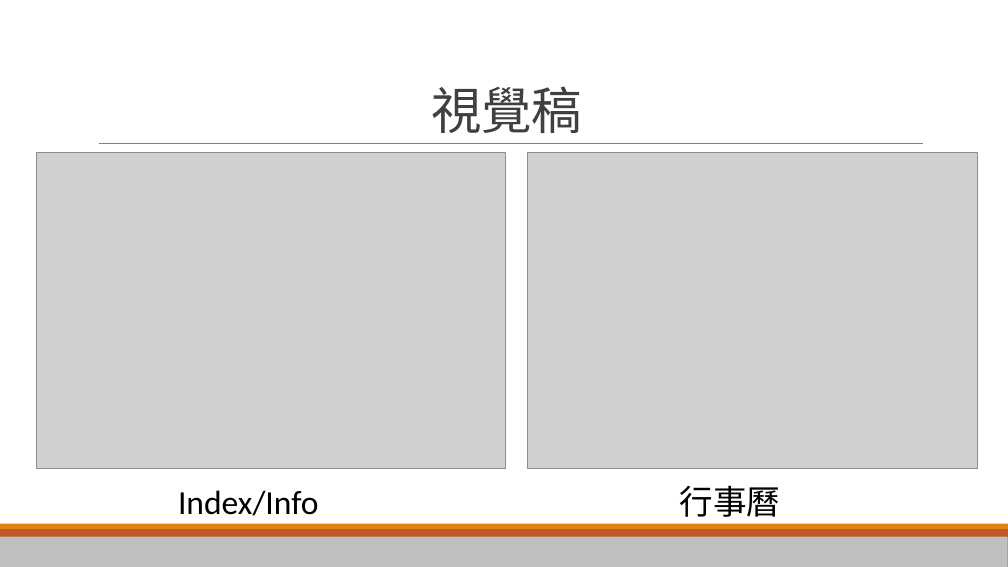
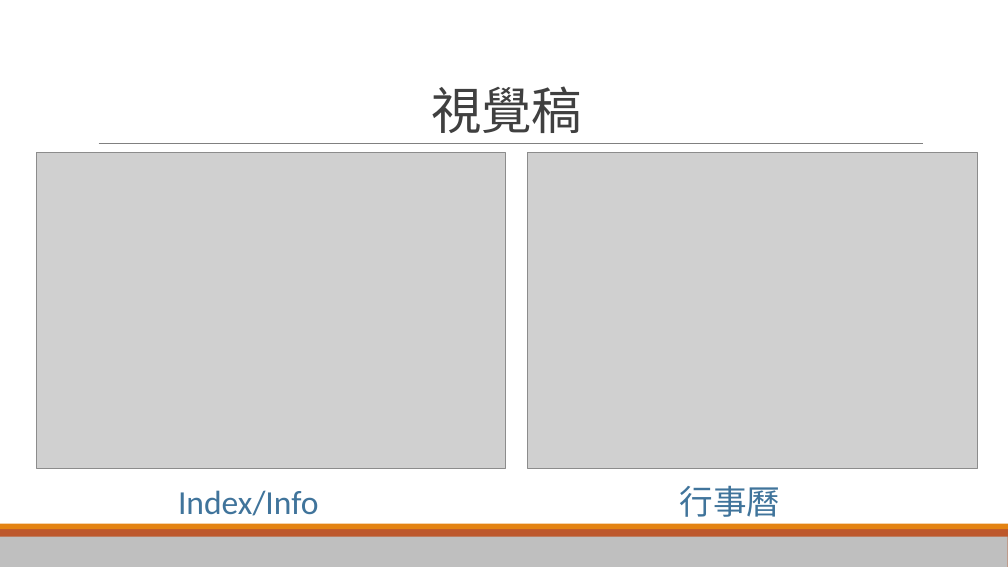
Before and after one commit to FredChen50215/midProject, a slide deck: slide 7 of iCalendar.pptx. Drawn at 1008x567 pixels with LibreOffice and Linux fonts; fonts in the diff are those of the drawing; grey boxes stand for pictures. Boxes give left, top, right and bottom in pixels: in the first picture for what was removed or moved away, otherwise in the second. Text is boxed around its words. In the diff, an @@ line names an element or a change of style, - is before the commit and + after.

```diff
--- a/iCalendar.pptx
+++ b/iCalendar.pptx
@@ text "Index/Info" at [178,490,319,516]: text colour #000000 to #40749B @@
@@ text "行事曆" at [680,485,781,517]: text colour #000000 to #40749B @@
```
Also in this commit, not shown: 7 other slides changed.
